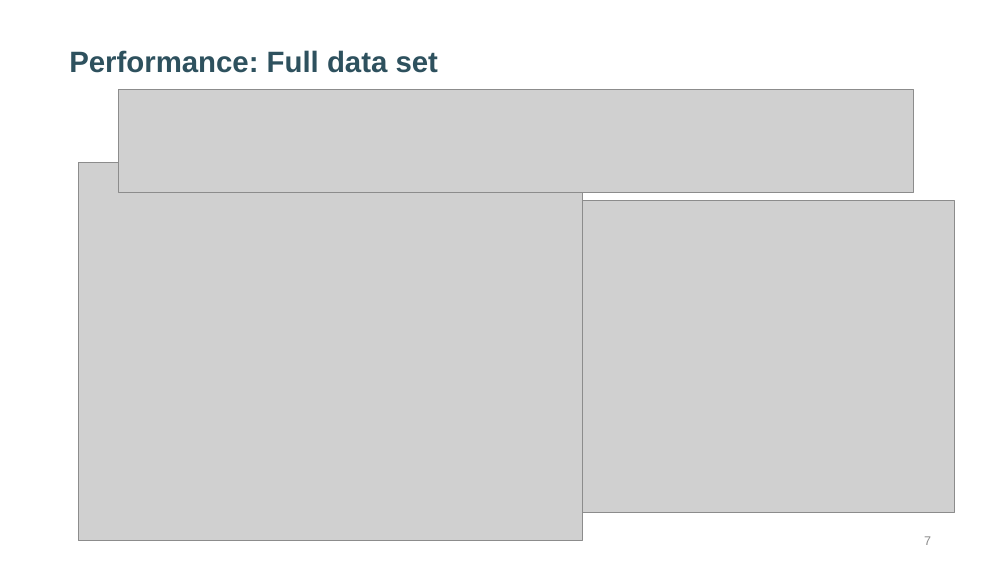
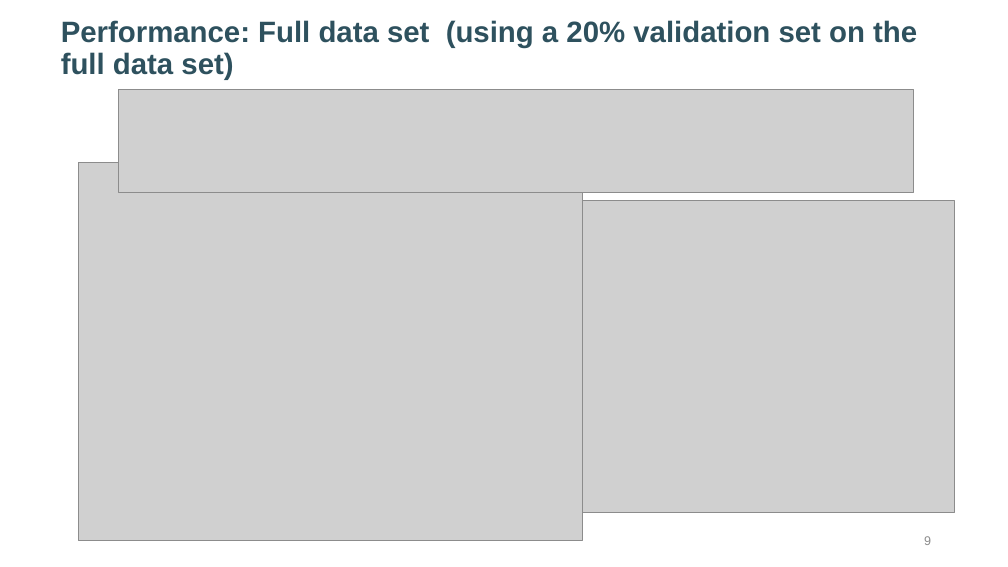
Before and after one commit to karthik111/video_anomaly_detection, a slide deck: slide 9 of docs/Video Anomaly Detection – Design Notes v5.pptx (slide 7 before the commit). Drawn at 1008x567 pixels with LibreOffice and Linux fonts; fonts in the diff are those of the drawing; grey boxes stand for pictures. Boxes give left, top, right and bottom in pixels: in the first picture for what was removed or moved away, otherwise in the second. Text is boxed around its words. In the diff, an @@ line names an element or a change of style, - is before the commit and + after.

```diff
--- a/docs/Video Anomaly Detection – Design Notes v5.pptx
+++ b/docs/Video Anomaly Detection – Design Notes v5.pptx
@@ title at box(61, 20, 917, 80): text changed @@
-Performance: Full data set
+Performance: Full data set (using a 20% validation set on the full data set)
@@ page number at box(924, 536, 931, 545): text changed @@
-7
+9
```
Also in this commit, not shown: 3 other slides changed, 8 slides added, 9 other files.
